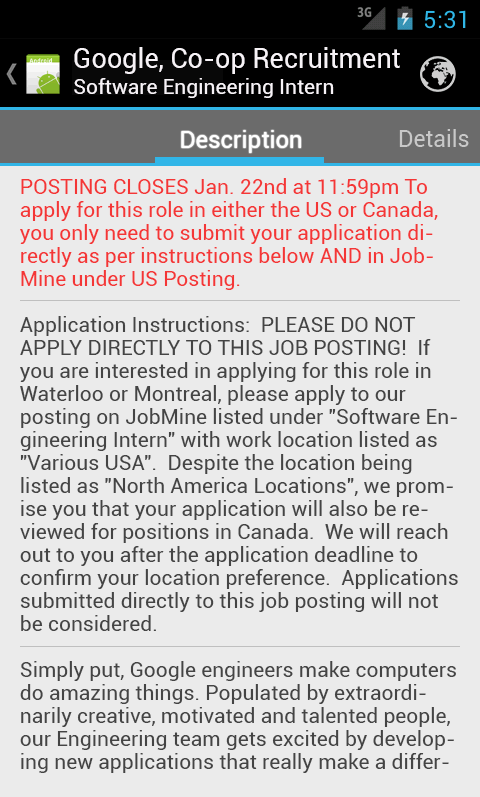
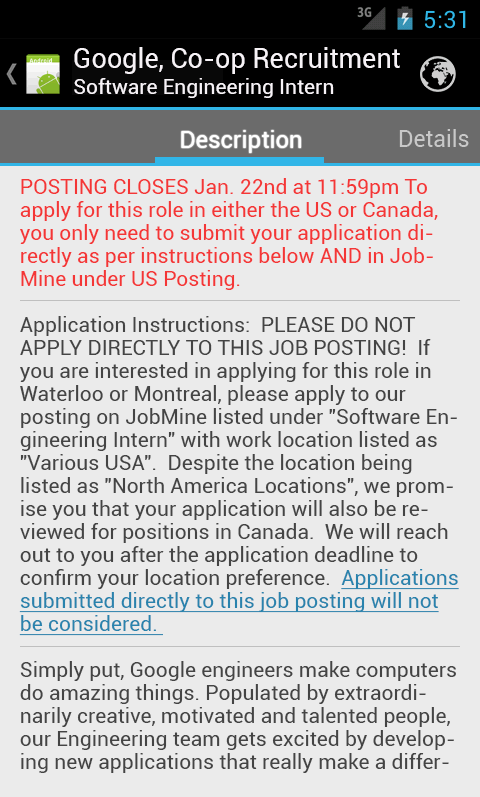
Revision of a layered (480, 797) image; what changed, layer by layer:
painted on "POSTING CLOSES Jan. 22nd at 11:59pm To apply for this role in e" over <box>19,569,459,636</box>
